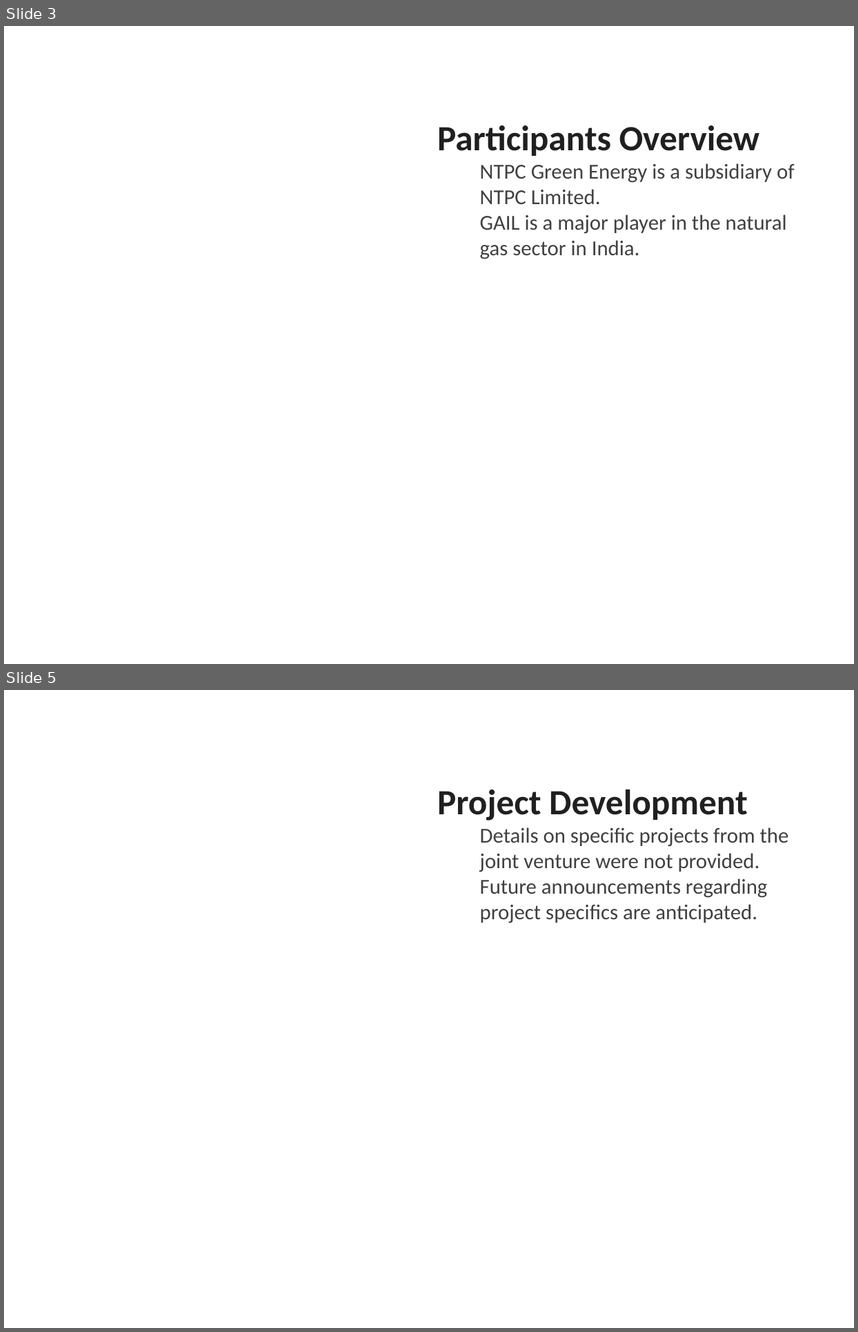
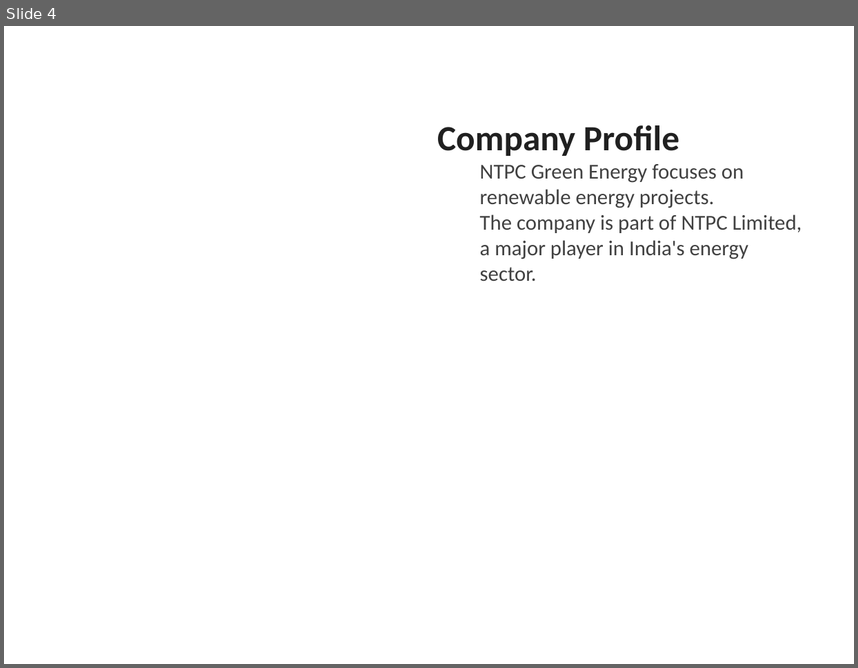
Before and after one commit to gauravsiemens1988/Linkedin-AI-Agent_Personal, a slide deck: drafts/linkedin_carousel.pptx. Shown one above the other, each under a label of ours: slides 3 and 5 before the commit, slide 4 after it; the slides between them are not shown. The pictures are 858x1332 and 858x668 pixels, drawn with LibreOffice and Linux fonts; fonts in the diff are those of the drawing. Boxes give left, top, right and bottom in pixels: in the first picture for what was removed or moved away, otherwise in the second. Text is boxed around its words. In the diff, an @@ line names an element or a change of style, - is before the commit and + after.

```diff
--- a/drafts/linkedin_carousel.pptx
+++ b/drafts/linkedin_carousel.pptx
@@ slide 5 removed at <box>4,690,854,1328</box>, background #FFFFFF @@
@@ text removed at <box>437,789,789,923</box> @@
-Project Development
-  Details on specific projects from the joint venture were not provided.
-  Future announcements regarding project specifics are anticipated.
@@ what was slide 3 is now slide 4 @@
@@ slide 4 changed as well @@
@@ text at <box>437,125,802,281</box>: text changed @@
-Participants Overview
-  NTPC Green Energy is a subsidiary of NTPC Limited.
-  GAIL is a major player in the natural gas sector in India.
+Company Profile
+  NTPC Green Energy focuses on renewable energy projects.
+  The company is part of NTPC Limited, a major player in India's energy sector.
```
Also in this commit, not shown: 1 other slide changed, 4 slides added, 3 other slides removed, 7 other files.
